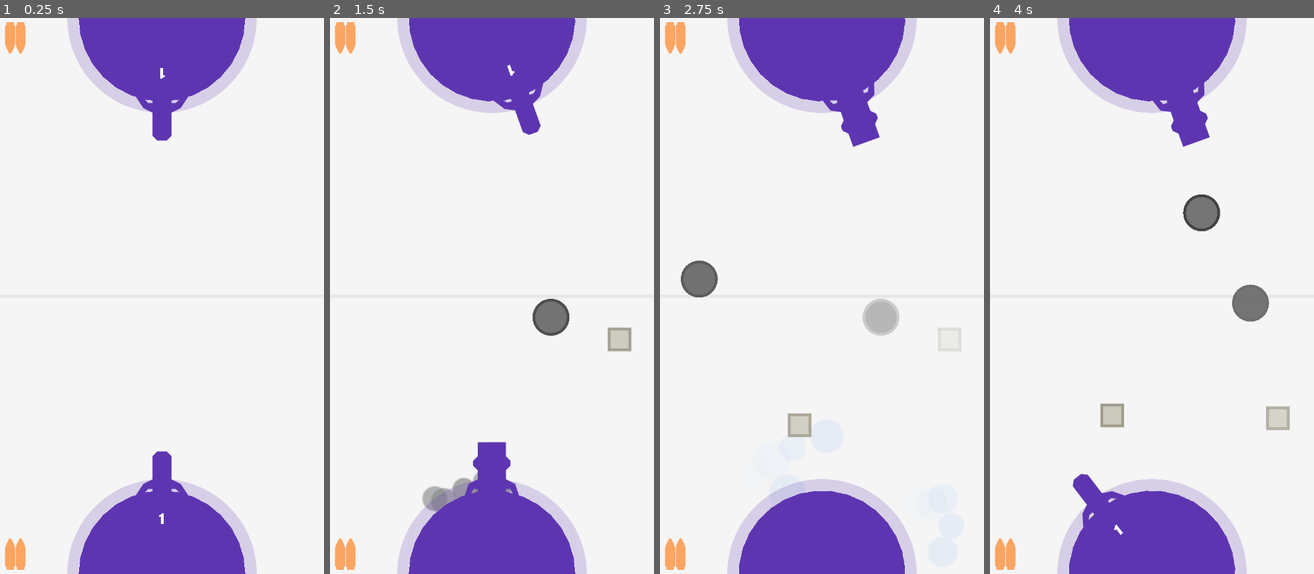
Above: before the commit, frames 1-4 (left to right).
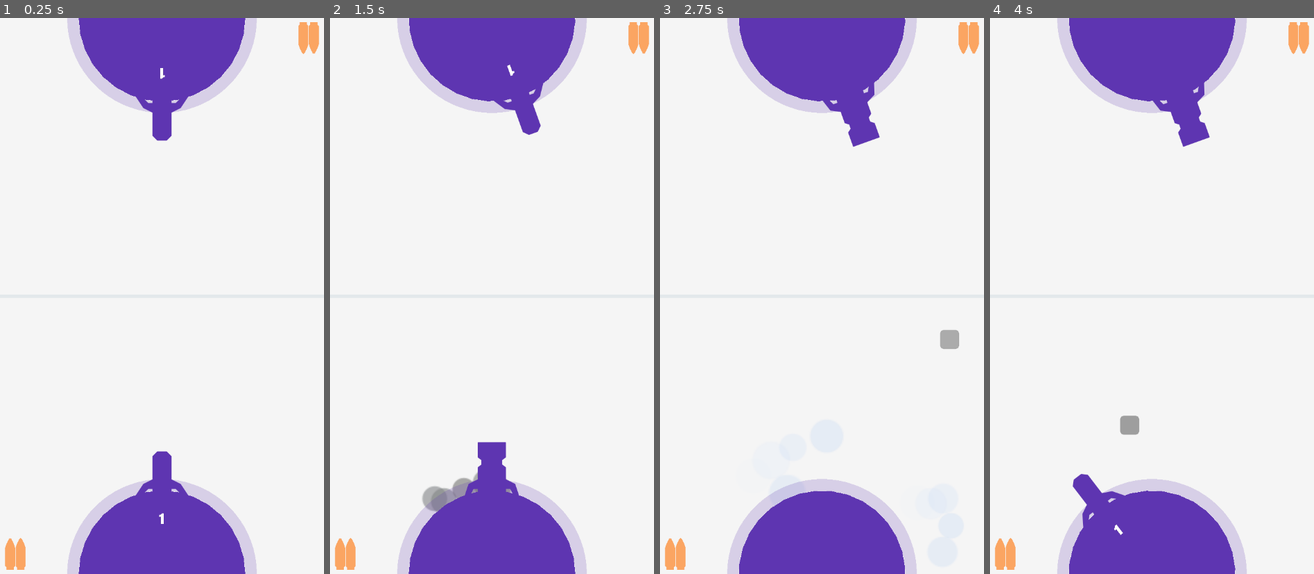
Above: after the commit, the same moments.

Repository: HassanHeydariNasab/2-player-battle
Game: Godot game, scene res://Main.tscn
Same seed, same stepped clock (60 frames per second), same inputs: the game is played once before the commit and once after it.
Inputs (mouse positions are in pixels of both pictures, inside the frame that each line leads up to):
- Up to frame 1 (0.25 s): no input
- Up to frame 2 (1.5 s): tap Enter at 0.5 s; move the mouse to (563, 268) at 0.52 s; hold Right (A_right) 0.53-1.25 s; hold Down (A_change_weapon) 0.53-1.25 s; click (563, 268) at 0.67 s; drag from (427, 323) to (618, 340) at 1.27 s
- Up to frame 3 (2.75 s): move the mouse to (854, 173) at 2.02 s; hold Right (A_right) from 2.03 s (still down); hold S (B_change_weapon) from 2.03 s (still down)
- Up to frame 4 (4 s): release Right (A_right) at 2.75 s; release S (B_change_weapon) at 2.75 s; drag from (1135, 407) to (1210, 318) at 2.77 s; move the mouse to (1249, 379) at 3.52 s; hold Left (A_left) from 3.53 s (still down); hold Down (A_change_weapon) from 3.53 s (still down)

The runs differ from the first frame. In frame 1, 0.6% of the frame differs, in the area x 1-99%, y 0-7%; in frame 2, 1.7%; in frame 3, 2.5%; in frame 4, 2.7%, in the area x 1-99%, y 0-75%.

Commit message:
Change look of packs

Diff:
--- a/Base.gd
+++ b/Base.gd
@@ -47,7 +47,7 @@
 
 
 func _ready():
-	self.health = 180
+	self.health = 2
 	self.gunLevel = 1
 	Gun.show()
 	Launchpad.hide()
@@ -84,6 +84,8 @@
 		else:
 			G.Main.Ricochet2.play()
 		area.queue_free()
+		Red.start()
+	elif area.get_collision_layer_bit(G.LAYER['BOMB']):
 		Red.start()
 
 
--- a/Bomb.gd
+++ b/Bomb.gd
@@ -27,8 +27,8 @@
 
 
 func _draw():
-	draw_circle(Vector2(0, 0), 20, Color('424242'))
-	draw_circle(Vector2(0, 0), 17, Color('757575'))
+	draw_circle(Vector2(0, 0), 20, Color('F4511E'))
+	draw_circle(Vector2(0, 0), 17, Color('212121'))
 
 func _on_Explode_tween_completed(object, key):
 	queue_free()
--- a/GunUpgrade.tscn
+++ b/GunUpgrade.tscn
@@ -3,26 +3,13 @@
 [ext_resource path="res://GunUpgrade.gd" type="Script" id=1]
 
 [sub_resource type="RectangleShape2D" id=1]
-extents = Vector2( 25, 25 )
+extents = Vector2( 20, 20 )
 
 [node name="GunUpgrade" type="Area2D"]
 rotation = 1.5708
 collision_layer = 8
 collision_mask = 2
 script = ExtResource( 1 )
-
-[node name="Look" type="Polygon2D" parent="."]
-color = Color( 0.792557, 0.792969, 0.740311, 1 )
-antialiased = true
-invert_border = 5.0
-polygon = PoolVector2Array( 19.9999, -20.0001, -20.0001, -19.9999, -19.9999, 20.0001, 20.0001, 19.9999 )
-
-[node name="Border" type="Polygon2D" parent="."]
-color = Color( 0.628906, 0.612938, 0.550293, 1 )
-antialiased = true
-invert_enable = true
-invert_border = 5.0
-polygon = PoolVector2Array( 19.9999, -20.0001, -20.0001, -19.9999, -19.9999, 20.0001, 20.0001, 19.9999 )
 
 [node name="CollisionShape2D" type="CollisionShape2D" parent="."]
 shape = SubResource( 1 )
@@ -31,6 +18,12 @@
 
 [node name="Pick" type="Tween" parent="."]
 
+[node name="Look" type="Polygon2D" parent="."]
+color = Color( 0.619608, 0.619608, 0.619608, 1 )
+antialiased = true
+invert_border = 5.0
+polygon = PoolVector2Array( 20, -13.3334, 17.9999, -18.0001, 13.3333, -20, -13.3334, -20, -18.0001, -17.9999, -20, -13.3333, -20, 13.3334, -17.9999, 18.0001, -13.3333, 20, 13.3334, 20, 18.0001, 17.9999, 20, 13.3333 )
+
 [connection signal="area_entered" from="." to="." method="_on_GunUpgrade_area_entered"]
 [connection signal="tween_completed" from="Lifetime" to="." method="_on_Lifetime_tween_completed"]
 [connection signal="tween_completed" from="Pick" to="." method="_on_Pick_tween_completed"]
--- a/Launchpad.tscn
+++ b/Launchpad.tscn
@@ -22,7 +22,7 @@
 z_as_relative = false
 color = Color( 1, 0.701961, 0, 1 )
 antialiased = true
-polygon = PoolVector2Array( 40, -80, 30, -90, 30, -120, -30, -120, -30, -90, -40, -80, -40, -70, -30, -60, -30, -40, -50, -30, -60, 0, -50, 0, -40, -20, -30, -20, -30, 0, 30, 0, 30, -20, 40, -20, 50, 0, 60, 0, 50, -30, 30, -40, 30, -60, 40, -70 )
+polygon = PoolVector2Array( 22, -82, 30, -88, 30, -120, -30, -120, -30, -88, -22, -82, -22, -72, -30, -66, -30, -40, -50, -30, -60, 0, -50, 0, -40, -20, -30, -20, -30, 0, 30, 0, 30, -20, 40, -20, 50, 0, 60, 0, 50, -30, 30, -40, 30, -66, 22, -72 )
 
 [node name="Interval" type="Timer" parent="."]
 wait_time = 3.3
--- a/Main.tscn
+++ b/Main.tscn
@@ -40,11 +40,11 @@
 anchor_top = 1.0
 anchor_right = 0.5
 anchor_bottom = 1.0
-margin_left = -340.0
+margin_left = 340.0
 margin_top = 80.0002
-margin_right = 260.0
+margin_right = 940.0
 margin_bottom = 448.0
-rect_scale = Vector2( 0.2, -0.2 )
+rect_scale = Vector2( -0.2, -0.2 )
 max_value = 5.0
 value = 5.0
 texture_progress = ExtResource( 5 )
@@ -109,8 +109,10 @@
 wait_time = 11.0
 
 [node name="GunUpgradeInterval" type="Timer" parent="."]
+wait_time = 2.0
 
 [node name="BombInterval" type="Timer" parent="."]
+wait_time = 7.0
 
 [node name="MainCamera" type="Camera2D" parent="."]
 current = true
--- a/RocketPack.gd
+++ b/RocketPack.gd
@@ -7,7 +7,6 @@
 
 func _ready():
 	randomize()
-	set_rotation_degrees(rand_range(0,360))
 	Pick.interpolate_property(
 		self, 'modulate', Color(1,1,1,1), Color(1,1,1,0), 0.5,
 		Tween.TRANS_QUAD, Tween.EASE_IN
--- a/RocketPack.tscn
+++ b/RocketPack.tscn
@@ -3,7 +3,7 @@
 [ext_resource path="res://RocketPack.gd" type="Script" id=1]
 
 [sub_resource type="RectangleShape2D" id=1]
-extents = Vector2( 25, 25 )
+extents = Vector2( 20, 20 )
 
 [node name="RocketPack" type="Area2D"]
 rotation = 1.5708
@@ -20,14 +20,7 @@
 color = Color( 1, 0.431373, 0, 1 )
 antialiased = true
 invert_border = 5.0
-polygon = PoolVector2Array( 19.9999, -20.0001, -20.0001, -19.9999, -19.9999, 20.0001, 20.0001, 19.9999 )
-
-[node name="Border" type="Polygon2D" parent="."]
-color = Color( 0.628906, 0.612938, 0.550293, 1 )
-antialiased = true
-invert_enable = true
-invert_border = 5.0
-polygon = PoolVector2Array( 19.9999, -20.0001, -20.0001, -19.9999, -19.9999, 20.0001, 20.0001, 19.9999 )
+polygon = PoolVector2Array( 20, -13.3334, 17.3333, -17.3334, 13.3333, -20, -13.3334, -20, -17.3334, -17.3333, -20, -13.3333, -20, 13.3334, -17.3333, 17.3334, -13.3333, 20, 13.3334, 20, 17.3334, 17.3333, 20, 13.3333 )
 
 [node name="CollisionShape2D" type="CollisionShape2D" parent="."]
 shape = SubResource( 1 )
